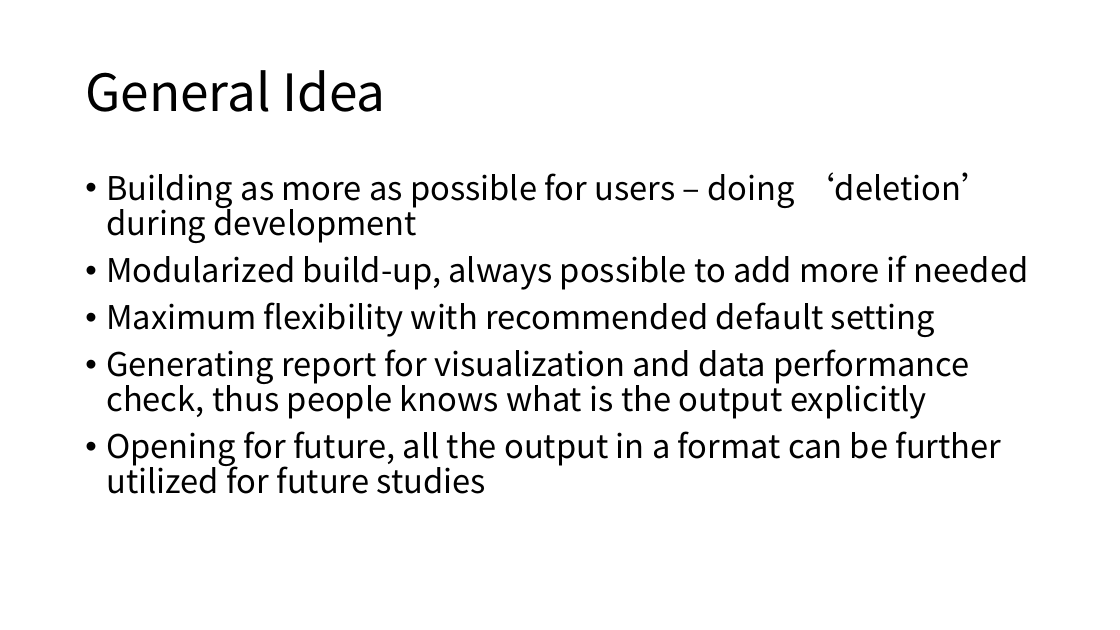
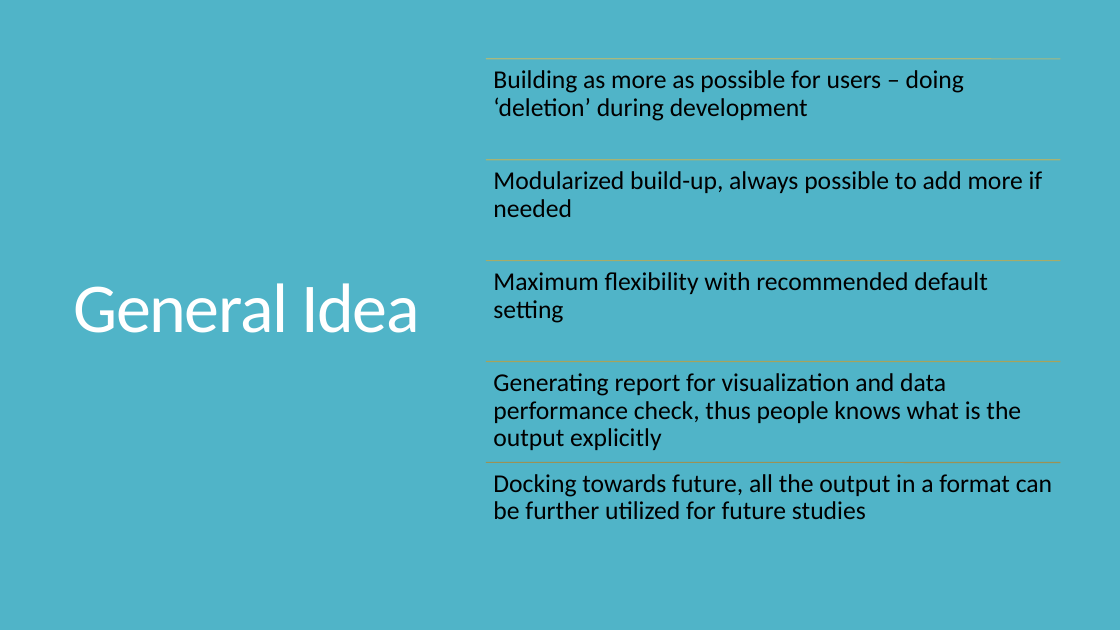
Before and after one commit to XiminHu/mass-suite, a slide deck: slide 3 of doc/20200619 Capstone-Second phase update.pptx. Drawn at 1120x630 pixels with LibreOffice and Linux fonts; fonts in the diff are those of the drawing. Boxes give left, top, right and bottom in pixels: in the first picture for what was removed or moved away, otherwise in the second. Text is boxed around its words. In the diff, an @@ line names an element or a change of style, - is before the commit and + after.

Commit message:
minor bug fix, slide update

```diff
--- a/doc/20200619 Capstone-Second phase update.pptx
+++ b/doc/20200619 Capstone-Second phase update.pptx
@@ background #FFFFFF to #50B4C8 @@
@@ title "General Idea": place and size @@
-title "General Idea" at [85, 70, 385, 112]
+title "General Idea" at [73, 283, 420, 333]
@@ title "General Idea" at [73, 283, 420, 333]: size 44 to 60 pt, font Noto Sans CJK SC to Calibri, text colour #000000 to #FFFFFF, letter spacing 0 to -1.2 pt; line spacing 0.9 to 0.85 @@
@@ text removed at [106, 172, 1029, 494] @@
-• Building as more as possible for users – doing ‘deletion’ during development
-• Modularized build-up, always possible to add more if needed
-• Maximum flexibility with recommended default setting
-• Generating report for visualization and data performance check, thus people knows what is the output explicitly
-• Opening for future, all the output in a format can be further utilized for future studies
@@ group added at [486, 59, 1060, 519]: 5 lines, 5 texts @@
+Building as more as possible for users – doing ‘deletion’ during development
+Modularized build-up, always possible to add more if needed
+Maximum flexibility with recommended default setting
+Generating report for visualization and data performance check, thus people knows what is the output explicitly
+Docking towards future, all the output in a format can be further utilized for future studies
```
Also in this commit, not shown: 9 other slides changed, 9 slides added, 10 slides removed, 6 other files.
